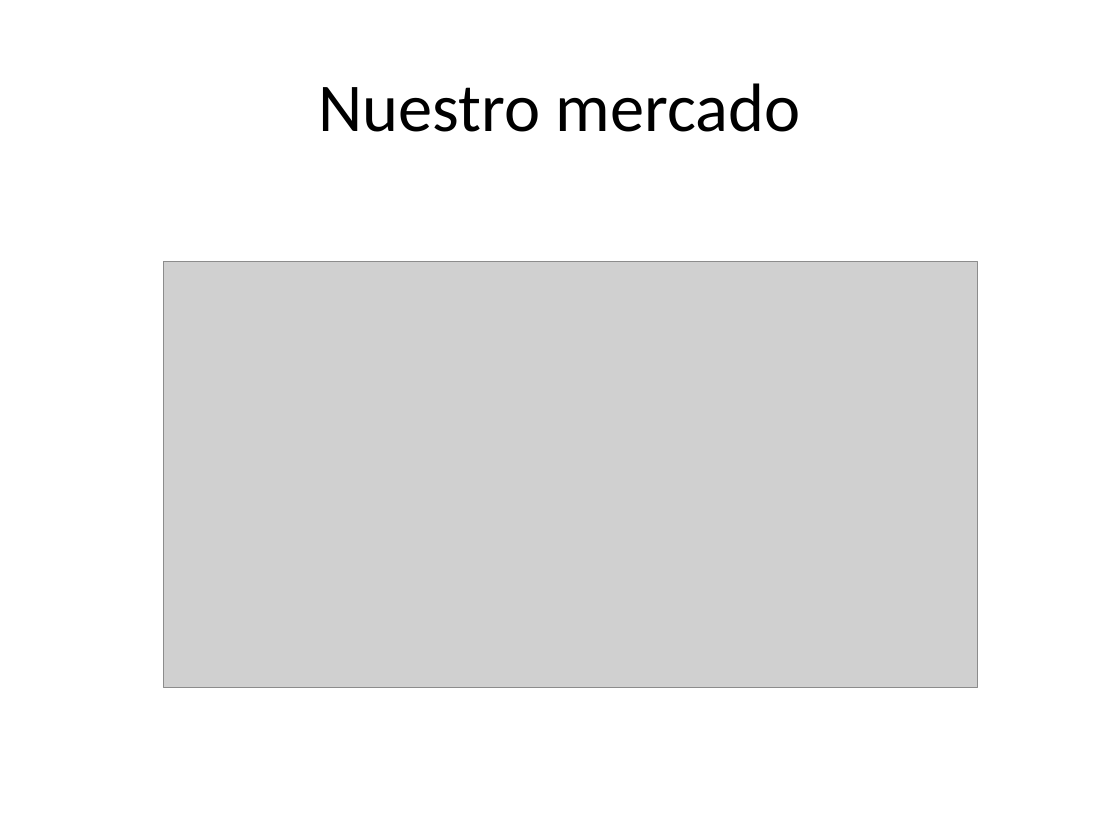
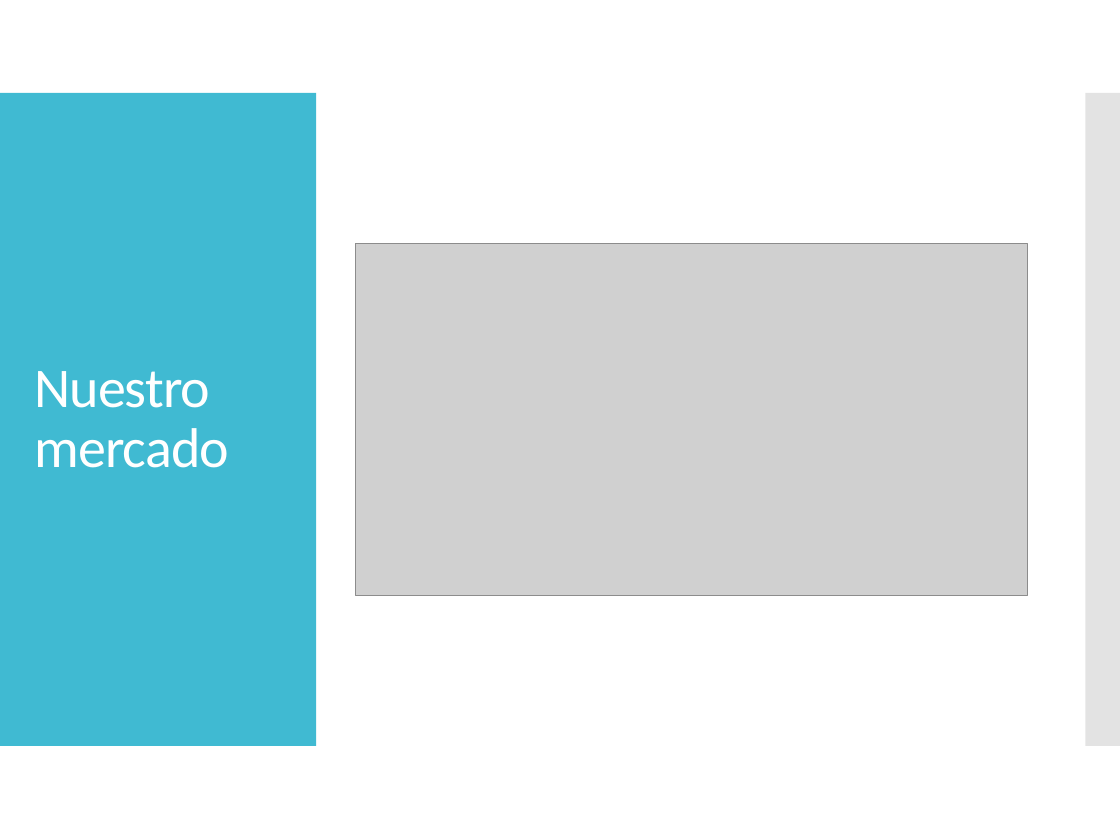
Before and after one commit to dschenkelman/taller-proyectos, a slide deck: slide 4 of Assets/Presentación negocio.pptx. Drawn at 1120x840 pixels with LibreOffice and Linux fonts; fonts in the diff are those of the drawing; grey boxes stand for pictures. Boxes give left, top, right and bottom in pixels: in the first picture for what was removed or moved away, otherwise in the second. Text is boxed around its words. In the diff, an @@ line names an element or a change of style, - is before the commit and + after.

```diff
--- a/Assets/Presentación negocio.pptx
+++ b/Assets/Presentación negocio.pptx
@@ rectangle added at [0,93,316,746], fill #40BAD2 @@
@@ rectangle added at [1085,93,1120,746], fill #C8C8C8 at 50% opacity @@
@@ title "Nuestro mercado": place and size @@
-title "Nuestro mercado" at [319,83,801,132]
+title "Nuestro mercado" at [34,371,229,468]
@@ title "Nuestro mercado" at [34,371,229,468]: size 44 to 36 pt, text colour #000000 to #FFFFFF, letter spacing 0 to -0.6 pt; alignment centre to left; line spacing 1 to 0.9 @@
@@ picture: place and size @@
-picture at [164,261,978,688]
+picture at [355,243,1027,595]
```
Also in this commit, not shown: 11 other slides changed.
